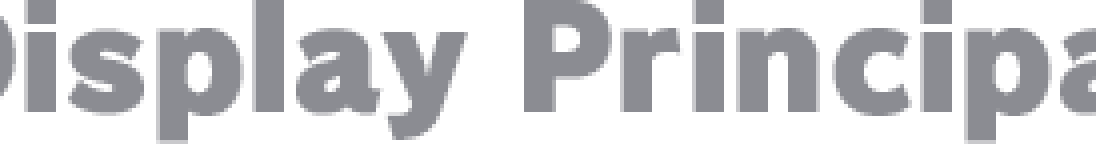
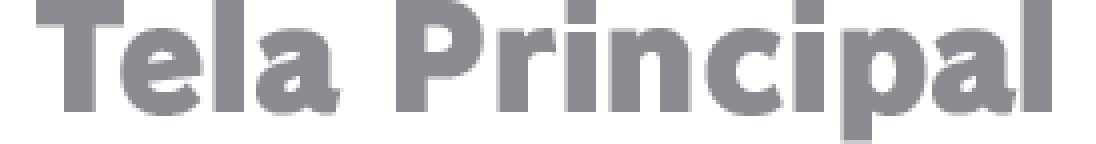
Layer changes from the first 1096x144 image to the second:
renamed "Display Principal" to "Tela Principal", painted on it over box(0, 0, 1096, 144)
